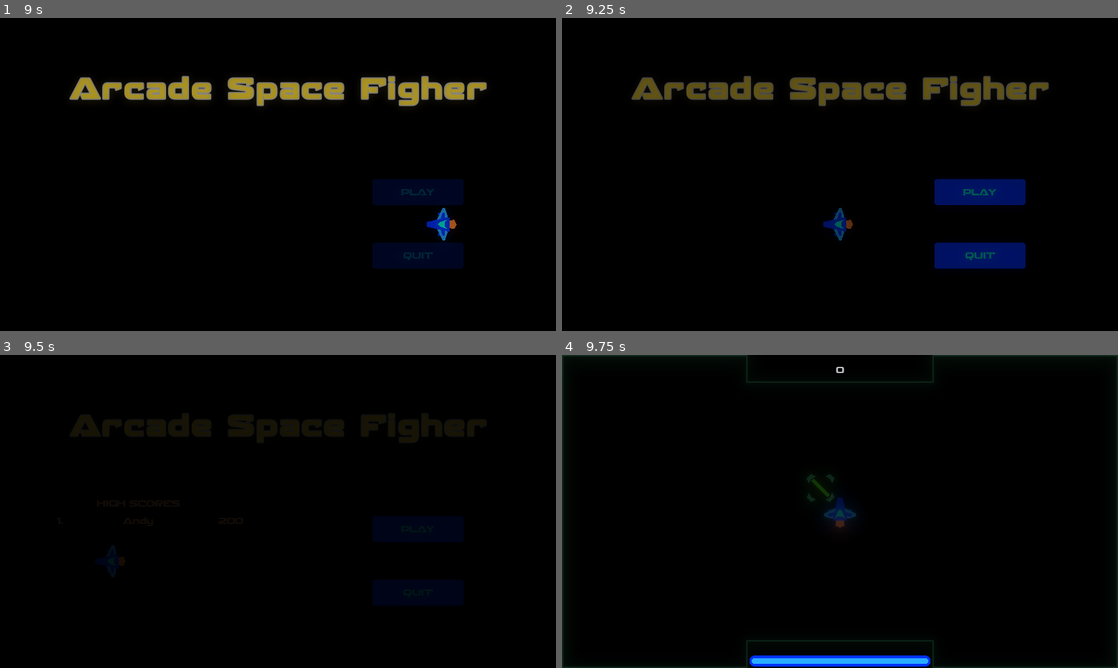
Above: before the commit, frames 1-4 (two rows, left to right).
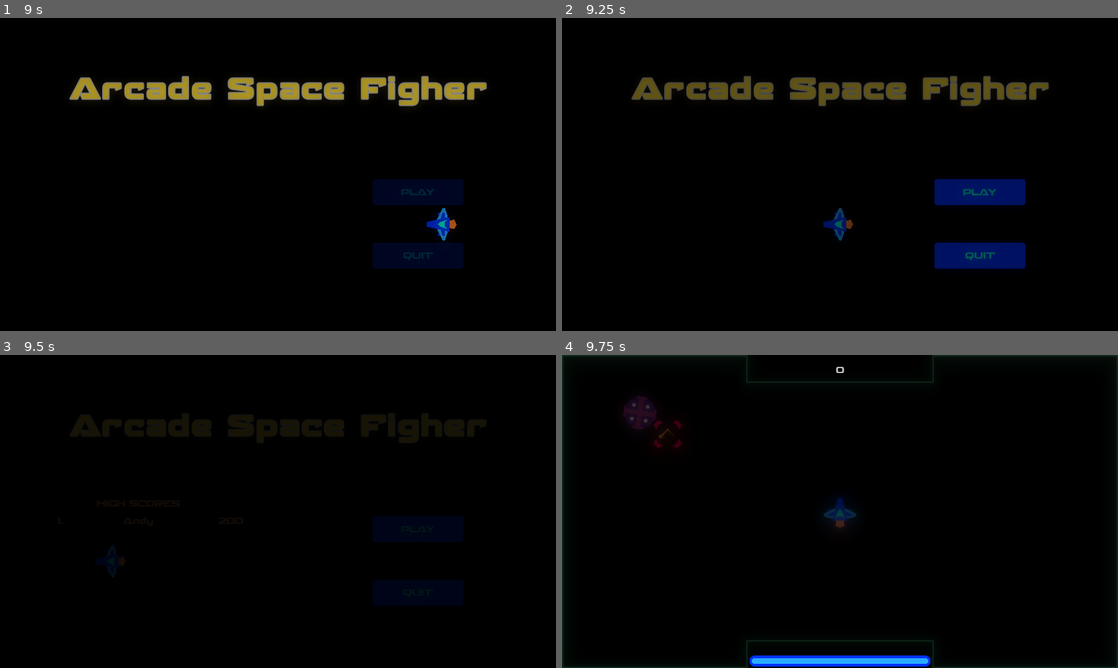
Above: after the commit, the same moments.

Repository: dslh/ArcadeSpaceFighter
Game: Godot game, scene res://splash_screen/JWR26SplashScreen.tscn
The game is run twice, just before and just after one commit, with the same random seed, the same clock (stepped at 60 frames per second) and the same inputs.
Inputs:
- Up to frame 1 (9 s): hold Right (turn_right) 0.53-1.28 s; hold C (fire_laser) 0.53-1.28 s; tap W (stop) at 0.8, 1.35, 2.3, 3.8, 4.35, 5.3, 5.85, 6.8, 8.3, 8.85 s; hold Left (turn_left) 1.28-2.03 s; tap C (fire_laser) every 1.5 s from 1.55 to 7.55 s; tap Enter at 2, 3.5, 5 s; hold Right (turn_right) 2.03-2.78 s; hold Down (break) 2.03-2.78 s; tap Space at 2.75, 4.25, 5.75 s; hold Up (thrust) 2.78-3.53 s; tap X (fire_cannon) at 2.85, 7.35 s; hold C (fire_laser) 3.53-4.28 s; hold Left (turn_left) 3.53-5.78 s; hold C (fire_laser) 5.03-5.78 s; hold Right (turn_right) 5.78-6.53 s; hold Up (thrust) 6.53-7.28 s; hold Down (break) 6.53-7.28 s; hold Right (turn_right) 7.28-8.03 s; hold C (fire_laser) 8.03-8.78 s; hold Left (turn_left) from 8.03 s (still down)
- Up to frame 2 (9.25 s): keep holding Left (turn_left); tap C (fire_laser) at 9.05 s
- Up to frame 3 (9.5 s): keep holding Left (turn_left)
- Up to frame 4 (9.75 s): release Left (turn_left) at 9.5 s; click "PLAY" at 9.5 s

Frames 1-3 are identical in both runs. In frame 4, 0.7% of the frame differs, in the area x 11-49%, y 13-47%.

Commit message:
bouncing bullets correctly implemented
Ship2D's now implement bouncing bullets correctly, allowing both the player and the UFO to have this ability. Projectile2D class has been refined and now can be created from code.

Diff:
--- a/entities/Player.tscn
+++ b/entities/Player.tscn
@@ -87,6 +87,7 @@
 contacts_reported = 1
 contact_monitor = true
 script = ExtResource( 1 )
+projectile_radius = 6
 
 [node name="CollisionShape2D" type="CollisionPolygon2D" parent="."]
 polygon = PoolVector2Array( -8, -48, 8, -48, 16, -8, 56, 8, 56, 16, 32, 24, 24, 24, 24, 32, -24, 32, -24, 24, -32, 24, -56, 16, -56, 8, -16, -8 )
--- a/entities/UFO.tscn
+++ b/entities/UFO.tscn
@@ -66,4 +66,10 @@
 
 [node name="ProjectileContainer" type="Node" parent="."]
 
+[node name="BouncingBulletTimer" type="Timer" parent="."]
+process_mode = 0
+wait_time = 5.0
+one_shot = true
+
 [connection signal="body_entered" from="PlayerSensor" to="." method="_on_PlayerSensor_body_entered"]
+[connection signal="timeout" from="BouncingBulletTimer" to="." method="_on_BouncingBulletTimer_timeout"]
--- a/entities/bouncing_bullet_powerup.gd
+++ b/entities/bouncing_bullet_powerup.gd
@@ -6,6 +6,6 @@
 
 func _on_BouncingBullletPowerup_body_entered(body: Node) -> void:
 	if body is Ship2D:
-		body.set_bouncing_bullets_active(true)
+		body.apply_bouncing_bullet_powerup()
 		EventBus.emit_signal("powerup_collected", id)
 		queue_free()
--- a/entities/entity_ship.gd
+++ b/entities/entity_ship.gd
@@ -19,10 +19,12 @@
 # Constants
 # ---------------------------------------------------
 const MAX_HP:int = 10
+const BOUNCING_PROJECTILE_COLOR: Color = Color(1.0, 0.52, 0.15, 1)
+const SPRAY: float = 0.1
 # ---------------------------------------------------
 # Exported Variables
 # ---------------------------------------------------
-
+export var projectile_radius: int = 12
 # ---------------------------------------------------
 # Public Variables
 # ---------------------------------------------------
@@ -61,15 +63,21 @@
 		take_damage(-value)
 
 
+# overrideable
+func apply_bouncing_bullet_powerup() -> void:
+	set_bouncing_bullets_active(true)
+
+
 # ---------------------------------------------------
 # Private methods
 # ---------------------------------------------------
 
-func _fire_projectile(pos: Vector2, dir: Vector2, exception: Node, container: Node) -> void:
-	var p: Projectile2D = Projectile2D.new(8, exception)
+func _fire_projectile(pos: Vector2, dir: Vector2, exception: Node, container: Node, color: Color = Color.white) -> void:
+	var projectile_color: Color = BOUNCING_PROJECTILE_COLOR if bouncing_bullets_active else color
+	var p: Projectile2D = Projectile2D.new(projectile_radius, exception, projectile_color)
 	p.set_position(pos)
 	randomize()
-	var rot: float = 0.0 + (float(bouncing_bullets_active) * rand_range(-0.2, 0.2))
+	var rot: float = float(bouncing_bullets_active) * rand_range(-SPRAY, SPRAY)
 	p.set_direction(dir.rotated(rot))
 	p.set_can_bounce(bouncing_bullets_active)
 	container.add_child(p)
--- a/entities/projectile.gd
+++ b/entities/projectile.gd
@@ -14,8 +14,6 @@
 func _ready() -> void:
 	var start_impulse: Vector2 = direction * IMPULSE_FACTOR
 	apply_central_impulse(start_impulse)
-
-
 
 
 func set_direction(value: Vector2 = Vector2.UP) -> void:
--- a/entities/projectile.tscn
+++ b/entities/projectile.tscn
@@ -1,21 +1,17 @@
 [gd_scene load_steps=4 format=2]
 
 [ext_resource path="res://entities/projectile.gd" type="Script" id=1]
-
-[sub_resource type="PhysicsMaterial" id=2]
-friction = 0.0
-bounce = 1.0
+[ext_resource path="res://entities/projectile_physics_material.tres" type="PhysicsMaterial" id=2]
 
 [sub_resource type="CircleShape2D" id=1]
 radius = 4.0
 
 [node name="projectile" type="RigidBody2D"]
 mass = 0.1
-physics_material_override = SubResource( 2 )
+physics_material_override = ExtResource( 2 )
 continuous_cd = 2
 contacts_reported = 1
 contact_monitor = true
-can_sleep = false
 linear_damp = 0.0
 angular_damp = 0.0
 script = ExtResource( 1 )
--- a/entities/projectile2d.gd
+++ b/entities/projectile2d.gd
@@ -14,6 +14,8 @@
 const IMPULSE_FACTOR = 1000
 const MAX_RADIUS = 12
 const POINTS = 18
+const PROJECTILE_MASS = 0.1
+const NUMBER_OF_CONTACTS = 1
 # --- Exported Variables ---
 
 
@@ -24,15 +26,16 @@
 var direction = Vector2.UP setget set_direction
 var can_bounce: bool = false setget set_can_bounce
 var bounce_number: int = 0
-var projectile_colour: Color = Color(0.16, 0.68, 1, 1)
 
 # --- Onready Variables ---
 
 
 # --- Virtual _init method ---
-func _init(radius: int = MAX_RADIUS, parent: Node = self) -> void:
+func _init(radius: int = MAX_RADIUS, parent: Node = self, color: Color = Color.white) -> void:
+	# configure physics
+	set_physics_properties()
 	# draw the polygon
-	set_drawn_shape(radius)
+	set_drawn_shape(radius, color)
 	# add a collision shape
 	set_collision_shape(radius)
 	# visibility notifier for going off screen
@@ -51,8 +54,20 @@
 
 
 # --- Public methods ---
+# defines the physics properites of the projectile
+func set_physics_properties() -> void:
+	var physics_material = preload("res://entities/projectile_physics_material.tres")
+	set_physics_material_override(physics_material)
+	set_mass(PROJECTILE_MASS)
+	continuous_cd = RigidBody2D.CCD_MODE_CAST_SHAPE
+	set_max_contacts_reported(NUMBER_OF_CONTACTS)
+	set_contact_monitor(true)
+	set_linear_damp(0)
+	set_angular_damp(0)
+
+
 # Set the visible shape of a new projectile
-func set_drawn_shape(radius: int) -> void:
+func set_drawn_shape(radius: int, color: Color) -> void:
 	var polygon = Polygon2D.new()
 	# particles will be a circle
 	var outline: PoolVector2Array = []
@@ -61,7 +76,7 @@
 		var angle: float = PI * 2 * i / POINTS
 		outline[i] = Vector2.UP.rotated(angle) * radius
 	polygon.set_polygon(outline)
-	polygon.set_color(projectile_colour)
+	polygon.set_color(color)
 	add_child(polygon)
 
 
@@ -92,7 +107,6 @@
 
 # --- Private methods ---
 func _on_body_entered(body: Node) -> void:
-	print("hit something!")
 	# damge entities
 	if body is Entity2D:
 		body.take_damage()
@@ -101,6 +115,7 @@
 	bounce_number -= 1
 	if bounce_number < 0:
 		queue_free()
+
 
 func _on_screen_exited() -> void:
 	queue_free()
--- /dev/null
+++ b/entities/projectile_physics_material.tres
@@ -0,0 +1,5 @@
+[gd_resource type="PhysicsMaterial" format=2]
+
+[resource]
+friction = 0.0
+bounce = 1.0
--- a/entities/ship_player.gd
+++ b/entities/ship_player.gd
@@ -13,12 +13,11 @@
 # --- Constants ---
 const THRUST_IMPULSE_FACTOR = 10.0
 const TURN_IMPULSE_FACTOR = 50.0
-
 const MAX_TURN_SPEED = PI
-
 const MAX_SPEED = 100
 const MAX_DAMP = 20
-
+const PROJECTILE_COLOR: Color = Color(0.16, 0.68, 1, 1)
+const BOUNCING_BULLET_TIME: float = 8.0
 # --- Exported Variables ---
 
 
@@ -36,6 +35,8 @@
 
 
 # --- Virtual _ready method ---
+func _ready() -> void:
+	add_to_group("player")
 
 
 # --- Virtual methods ---
@@ -86,6 +87,19 @@
 
 
 # --- Public methods ---
+func damage_taken() -> void:
+	$Camera/Camera2D/CanvasLayer/HUD.update_health_bar(hp)
+
+
+func entity_destroyed() -> void:
+	EventBus.emit_signal("game_over")
+	set_physics_process(false)
+	$CollisionShape2D.call_deferred("set_disabled", true)
+
+
+func apply_bouncing_bullet_powerup() -> void:
+	set_bouncing_bullets_active(true)
+	$BouncingBulletTimer.start(BOUNCING_BULLET_TIME)
 
 
 # --- Private methods ---
@@ -94,15 +108,19 @@
 		$LeftCannon.get_global_position(),
 		-transform.y,
 		self,
-		$ProjectileContainer
+		$ProjectileContainer,
+		PROJECTILE_COLOR
 	)
 	_fire_projectile(
 		$RightCannon.get_global_position(),
 		-transform.y,
 		self,
-		$ProjectileContainer
+		$ProjectileContainer,
+		PROJECTILE_COLOR
 	)
-	$CannonTimer.start(0.25)
+	var shoot_cooldown: float = 0.1 if bouncing_bullets_active else 0.25
+	$CannonTimer.start(shoot_cooldown)
+
 
 func _on_Player_body_entered(body: Node) -> void:
 	take_damage(1)
--- a/entities/ship_ufo.gd
+++ b/entities/ship_ufo.gd
@@ -12,7 +12,10 @@
 
 # --- Constants ---
 const THRUST_IMPULSE_FACTOR = 20.0
-
+const UFO_POJECTILE_COLOR: Color = Color(0.58, 0.13, 0.42, 1)
+const CANNON_COOLDOWN_NORMAL: float = 2.0
+const CANNON_COOLDOWN_BOUNCING: float = 0.5
+const BOUNCING_BULLET_TIME: float = 5.0
 # --- Exported Variables ---
 
 
@@ -38,12 +41,8 @@
 
 	if player:
 		thrust_impulse = global_position.direction_to(player.get_global_position())
-		_fire_projectile(
-			get_global_position(),
-			global_position.direction_to(player.get_global_position()),
-			self,
-			$ProjectileContainer
-		)
+		if $ShootTimer.is_stopped():
+			_shoot()
 	else:
 		thrust_impulse = global_position.direction_to(Vector2.ZERO)
 
@@ -53,13 +52,29 @@
 
 
 # --- Public methods ---
+func apply_bouncing_bullet_powerup() -> void:
+	set_bouncing_bullets_active(true)
+	$BouncingBulletTimer.start(BOUNCING_BULLET_TIME)
+
+# --- Private methods ---
+func _shoot() -> void:
+	_fire_projectile(
+		get_global_position(),
+		global_position.direction_to(player.get_global_position()),
+		self,
+		$ProjectileContainer,
+		UFO_POJECTILE_COLOR
+	)
+	var shoot_cooldown: float = CANNON_COOLDOWN_BOUNCING if bouncing_bullets_active else CANNON_COOLDOWN_NORMAL
+	$ShootTimer.start(shoot_cooldown)
 
 
-# --- Private methods ---
 func _on_PlayerSensor_body_entered(body: Node) -> void:
 	if body.is_in_group("player"):
+		print("detected player!!!")
 		player = body
 
-
+func _on_BouncingBulletTimer_timeout() -> void:
+	set_bouncing_bullets_active(false)
 
 # --- SetGet functions ---
--- a/game/game.tscn
+++ b/game/game.tscn
@@ -49,6 +49,9 @@
 wait_time = 8.0
 autostart = true
 
+[node name="UFO" parent="UFOTimer" instance=ExtResource( 4 )]
+position = Vector2( -694, -342 )
+
 [node name="AsteroidTimer" type="Timer" parent="."]
 wait_time = 3.0
 autostart = true
@@ -65,8 +68,8 @@
 wait_time = 10.0
 autostart = true
 
-[node name="LaserPowerup" parent="." instance=ExtResource( 9 )]
-position = Vector2( -67, -81 )
+[node name="BouncingBullletPowerup" parent="PowerupManager" instance=ExtResource( 8 )]
+position = Vector2( -595, -267 )
 
 [connection signal="timeout" from="UFOTimer" to="." method="_on_UFOTimer_timeout"]
 [connection signal="timeout" from="AsteroidTimer" to="." method="_on_AsteroidTimer_timeout"]
